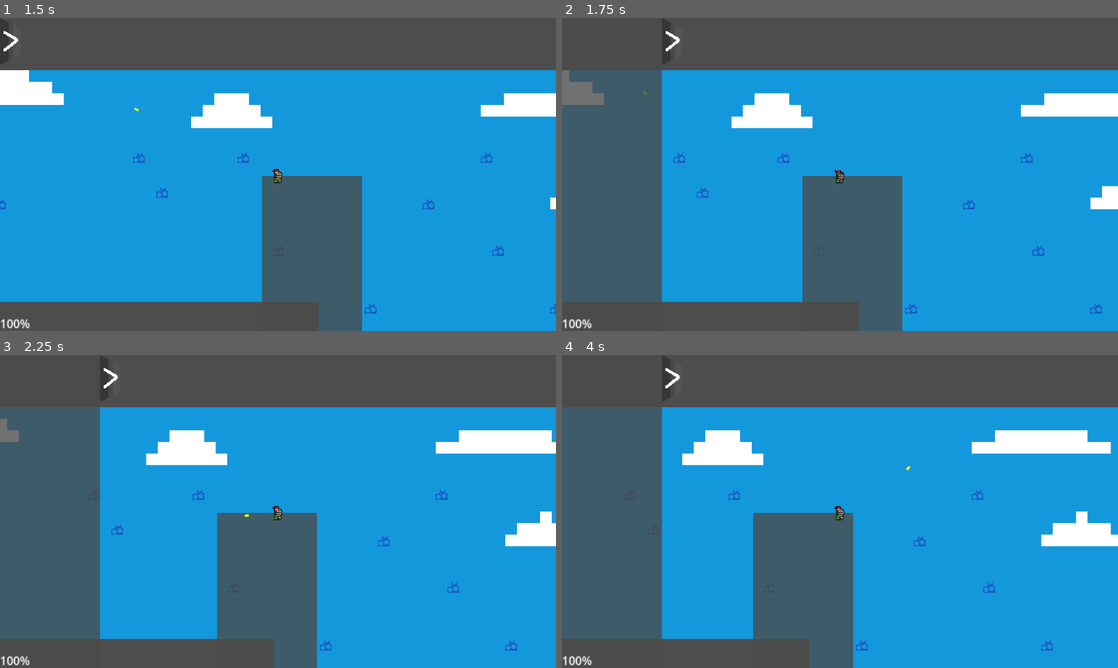
Above: before the commit, frames 1-4 (two rows, left to right).
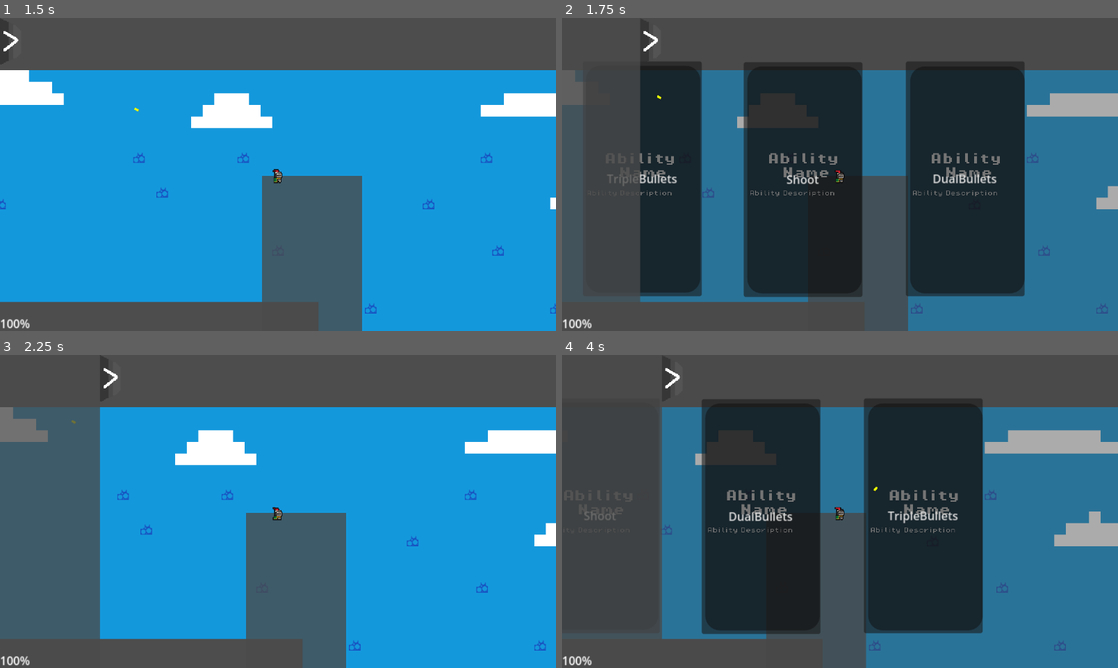
Above: after the commit, the same moments.

Repository: how0to/2d-shooter-game
Game: Godot game, scene res://Scenes/game.tscn
The game is run twice, just before and just after one commit, with the same random seed, the same clock (stepped at 60 frames per second) and the same inputs.
Inputs (mouse positions are in pixels of both pictures, inside the frame that each line leads up to):
- Up to frame 1 (1.5 s): click (22, 39) at 0.5 s; tap Enter (ui_accept) at 1.25 s; move the mouse to (400, 158) at 1.27 s; hold D (MoveRight) from 1.28 s (still down); hold E (AbilityKey1) from 1.28 s (still down)
- Up to frame 2 (1.75 s): keep holding D (MoveRight); keep holding E (AbilityKey1); tap Enter (ui_accept) at 1.52 s
- Up to frame 3 (2.25 s): release D (MoveRight) at 2 s; release E (AbilityKey1) at 2 s; click (239, 517) at 2 s, where only the run after the commit has a clickable "Shoot"
- Up to frame 4 (4 s): tap Enter (ui_accept) at 2.75, 3.02 s; move the mouse to (728, 527) at 2.77 s; hold D (MoveRight) 2.78-3.53 s; tap F (AbilityKey2) at 2.85 s; move the mouse to (895, 442) at 3.52 s; hold A (MoveLeft) from 3.53 s (still down); click (895, 442) at 3.6 s

Frame 1 is identical in both runs. In frame 2, 73% of the frame differs, in the area x 1-100%, y 4-100%; in frame 3, 8.3%; in frame 4, 76%, in the area x 0-100%, y 14-100%.

Commit message:
sync
sync

Diff:
--- a/Scripts/Data.gd
+++ b/Scripts/Data.gd
@@ -41,13 +41,15 @@
 
 func _process(_delta: float) -> void:
 	print(str(players))
+
 	for player in players:
 		if player.xp >= player.ReqXp:
 			print(player.xp)
 			print(player.ReqXp)
-			player.LevelUp()
 			player.xp -= player.ReqXp
 			player.ReqXp *= 1.05
+			player.LevelUp()
+		player.xp += 1
 		print(player.xp)
 		print(player.ReqXp)
 
--- a/Scripts/player.gd
+++ b/Scripts/player.gd
@@ -24,7 +24,7 @@
 var InvTween: Tween
 var AnimSpeed = 0.125
 var xp = 0
-var ReqXp = 10
+var ReqXp = 100
 var WaitForLevelUpInput := false
 var AbilitySlots := {"Main": null, "Secondary": null, "Utility": null}
 var PassiveAbilities: Array[AbilityData] = []
@@ -41,6 +41,7 @@
 	get_viewport().set_input_as_handled()
 	for Ability in StartingAbilities:
 		RegisterAbility(Ability)
+
 func _input(Event: InputEvent) -> void:
 	if WaitForLevelUpInput:
 		var index := -1
@@ -115,12 +116,39 @@
 		#Shoot()
 		#LastShotTime = now
 
-func Shoot():
+#func Shoot():
+	#var bullet = preload("res://Scenes/bullet.tscn").instantiate()
+	#bullet.global_position = PlayerHitbox.global_position
+	#bullet.direction = MouseDir
+	#bullet.rotation = bullet.direction.angle()
+	#get_tree().get_current_scene().add_child(bullet)
+
+func _spawn_bullet(angle: float) -> void:
 	var bullet = preload("res://Scenes/bullet.tscn").instantiate()
 	bullet.global_position = PlayerHitbox.global_position
-	bullet.direction = MouseDir
-	bullet.rotation = bullet.direction.angle()
+
+	var dir := Vector2.RIGHT.rotated(angle)
+	bullet.direction = dir
+	bullet.rotation = angle
+
 	get_tree().get_current_scene().add_child(bullet)
+
+func Shoot(bullet_count: int = 1, spread_degrees: float = 0.0):
+	var base_dir := MouseDir.normalized()
+	var base_angle := base_dir.angle()
+
+	# Single bullet → no spread
+	if bullet_count <= 1:
+		_spawn_bullet(base_angle)
+		return
+
+	var spread_rad := deg_to_rad(spread_degrees)
+	var step := spread_rad / float(bullet_count - 1)
+	var start_angle := base_angle - spread_rad / 2.0
+
+	for i in bullet_count:
+		var angle := start_angle + step * i
+		_spawn_bullet(angle)
 
 func take_damage(amount: float):
 	Health -= amount
@@ -135,13 +163,13 @@
 	WaitForLevelUpInput = true
 
 	var picker = preload("uid://d2vikwxu8i1qr").instantiate()
-	picker.pause_mode = 2
+	picker.process_mode = Node.PROCESS_MODE_ALWAYS
 	get_tree().get_current_scene().add_child(picker)
 
 	CurrentLevelUpAbilities = get_random_abilities(3)
 	picker.setup(CurrentLevelUpAbilities)
 
-	picker.choice_made.connect(_on_ability_chosen)
+	picker.LevelUpChoiceMade.connect(_on_ability_chosen)
 
 func _on_ability_chosen(ability: AbilityData) -> void:
 	RegisterAbility(ability)
